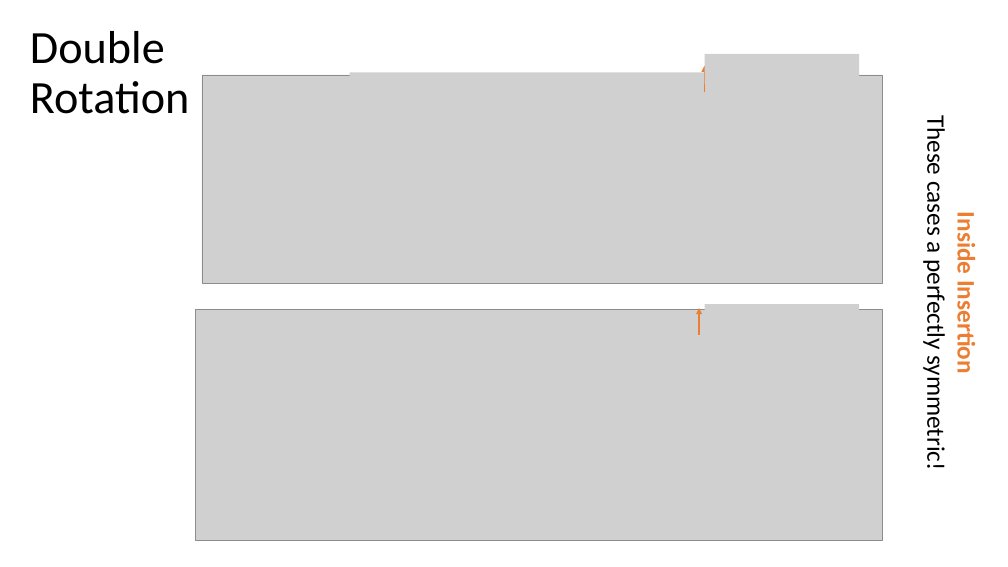
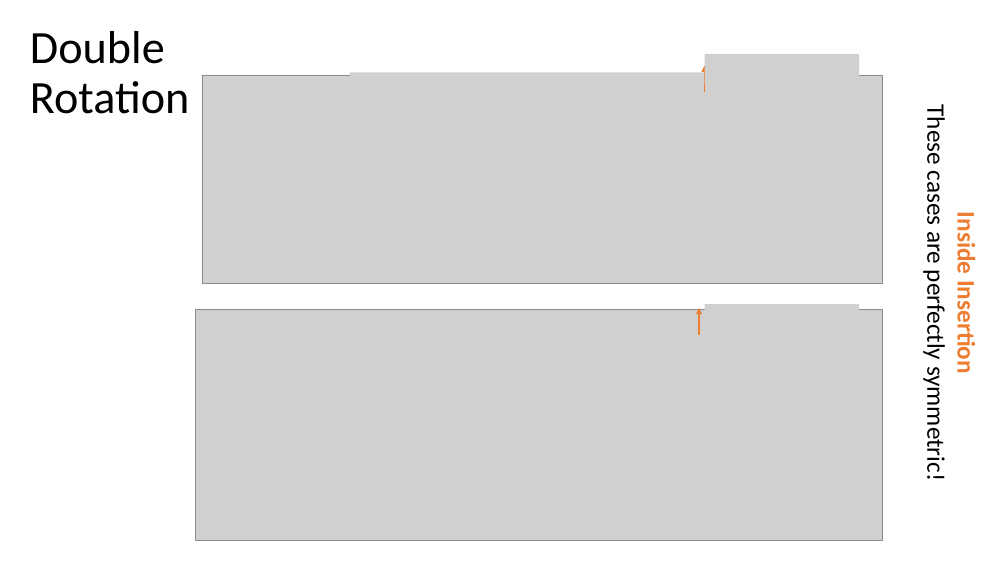
Before and after one commit to mhahsler/CS2341, a slide deck: slide 8 of Chapter4_Trees/slides/AVL_trees.pptx. Drawn at 1008x567 pixels with LibreOffice and Linux fonts; fonts in the diff are those of the drawing; grey boxes stand for pictures. Boxes give left, top, right and bottom in pixels: in the first picture for what was removed or moved away, otherwise in the second. Text is boxed around its words. In the diff, an @@ line names an element or a change of style, - is before the commit and + after.

```diff
--- a/Chapter4_Trees/slides/AVL_trees.pptx
+++ b/Chapter4_Trees/slides/AVL_trees.pptx
@@ text "Inside Insertion": place and size @@
-text "Inside Insertion" at box(921, 121, 982, 468)
+text "Inside Insertion" at box(921, 111, 982, 478)
@@ text at box(921, 111, 952, 478): text changed @@
-These cases a perfectly symmetric!
+These cases are perfectly symmetric!
```
Also in this commit, not shown: 4 other slides changed, 1 other file.
